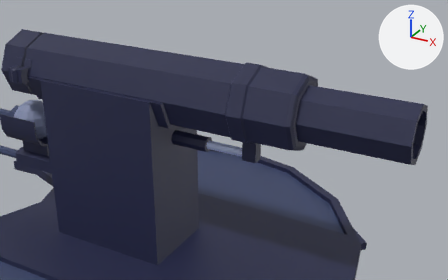
The Blender file Materials/TheCanon.blend, before and after one commit.
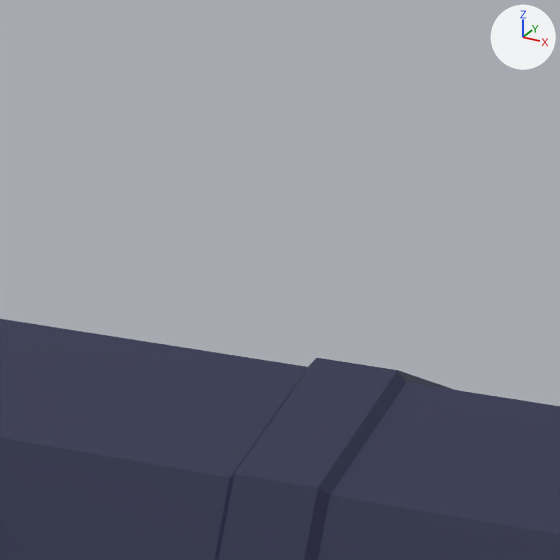
There are two pictures of each version: one from a 50 mm camera at (1.49, -1.849, 1.722) aimed at (0.563, -0.163, 0.879), one close up on the part from 43% to 64% of the width and 0% to 35% of the height. Lighting does not change. The marker at upper right points along +X, +Y and +Z.

Objects in the first close-up: 'CanonBarell'.
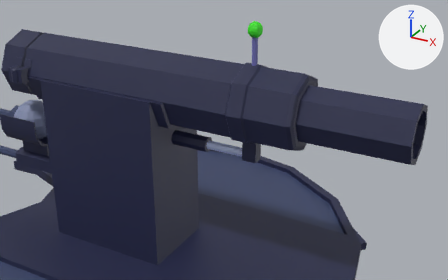
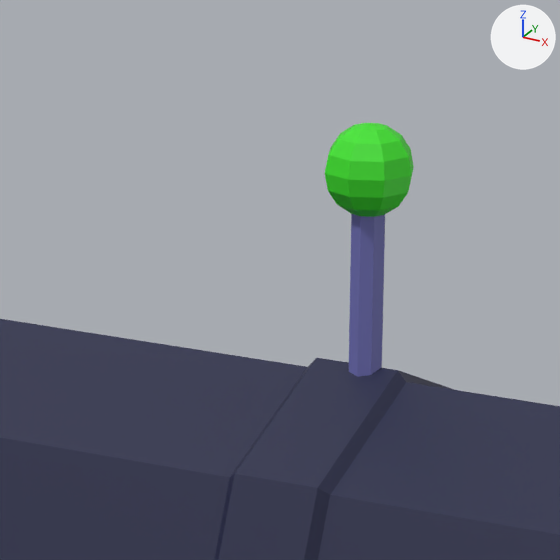
Where the change shows, as pixel boxes [x1, y1, x2, y2] in the close-ups (560 x 560 px):
'CanonLamp', added (green): after [325, 123, 414, 217]
'CanonLampStik', added (blue): after [349, 214, 385, 377]

Patch to the scene script:
```diff
--- a/Materials/TheCanon.blend.py
+++ b/Materials/TheCanon.blend.py
@@ mat_materiallamp @@
+mat_materiallamp = principled_material('MaterialLamp')
+mat_materiallamp.base_color = (0.0502, 0.8, 0.0217)  # green #3fe729
@@ me_sphere_003 @@
+me_sphere_003.from_pydata(...)  # 16 vertices, 9 faces; spans x -0.0105..0.0105, y -0.0105..0.0105, z -0.009..0.0994
+me_sphere_003.materials.append(mat_materialmap)  # picture img_colorpalete_duel_32x_png
@@ me_sphere_002 @@
+me_sphere_002.from_pydata(...)  # 65 vertices, 64 faces; spans x -0.0274..0.0274, y -0.0274..0.0274, z -0.0261..0.0267
+me_sphere_002.materials.append(mat_materiallamp)  # green #3fe729
@@ ob_canonlampstik @@
+ob_canonlampstik = bpy.data.objects.new('CanonLampStik', me_sphere_003)
+ob_canonlampstik.location = (0.5927, 0.0, 1.1005)
@@ ob_canonlamp @@
+ob_canonlamp = bpy.data.objects.new('CanonLamp', me_sphere_002)
+ob_canonlamp.location = (0.5927, 0.0, 1.226)
```
